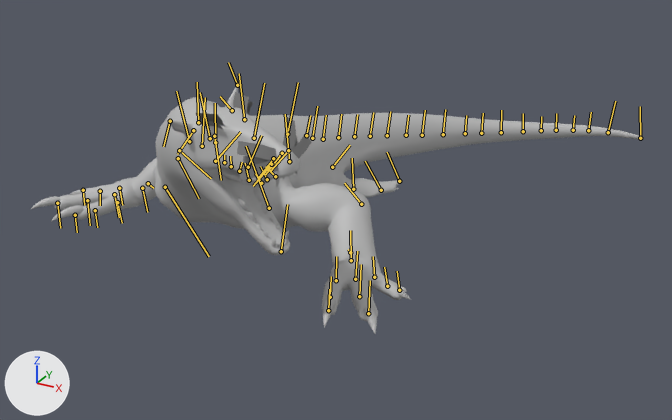
Before and after pictures for a commit that changed the FBX model Example Lupin/Assets/Assets/Wyrm/Wyrm_anim/wyrm_anim3.fbx.
Camera for both pictures: a 50 mm camera at (0.124, -0.1584, 0.0753) aimed at (0.0422, -0.0096, 0.0009). The lights are fixed; the arrows at lower left show +X, +Y and +Z. Both versions are drawn at frame 99 of the action 'Take 001'; the numbers are the values there. The bones that bend it are drawn over the model as lines.

In view in the first picture: 'R_eyeball', 'body'.
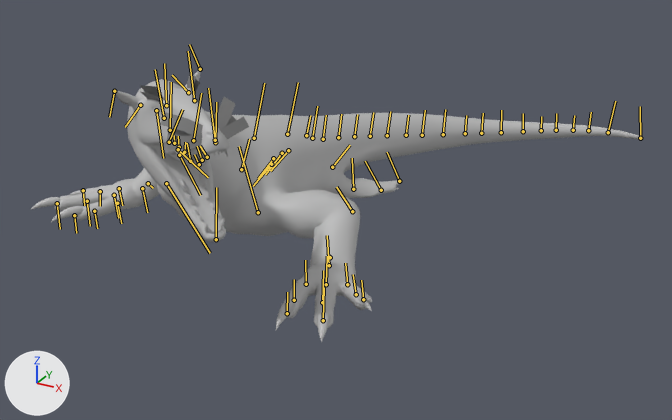
Changed parts and their boxes (x1, y1, x2, y2) in the pictures (672 x 420 px):
'body', posed (10% taller)
    before: (31, 84, 641, 334)
    after: (31, 68, 641, 343)
'R_eyeball', posed
    before: (212, 133, 218, 138)
    after: (153, 107, 159, 113)
bone 'chest', root to tip
    before: (215, 142) to (215, 103)
    after: (215, 142) to (216, 102)
bone 'L_shoulder', root to tip
    before: (248, 167) to (261, 135)
    after: (241, 169) to (249, 139)
bone 'L_arm', root to tip
    before: (269, 208) to (246, 146)
    after: (258, 212) to (239, 146)
bone 'L_elbow', root to tip
    before: (361, 204) to (344, 183)
    after: (352, 211) to (336, 187)
bone 'L_hand', root to tip
    before: (351, 260) to (350, 230)
    after: (329, 265) to (327, 235)
bone 'R_shoulder', root to tip
    before: (178, 158) to (199, 198)
    after: (179, 155) to (200, 195)
bone 'R_arm', root to tip
    before: (165, 187) to (209, 256)
    after: (166, 183) to (210, 253)
bone 'R_elbow', root to tip
    before: (179, 150) to (211, 178)
    after: (178, 149) to (208, 177)

What changed in the scene script:
```text
Change bone_chest:
    where bone_chest = bpy.data.objects['Joints'].pose.bones['chest']  # child of 'upper_back'
    bone_chest.rotation_quaternion: (0.972, 0.007, 0.22, 0.076) -> (0.995, 0.007, 0.092, 0.031)  # degrees (3, 25, 10) -> degrees (1, 11, 4)
Change bone_l_shoulder:
    where bone_l_shoulder = bpy.data.objects['Joints'].pose.bones['L_shoulder']  # child of 'chest'
    bone_l_shoulder.rotation_quaternion: (0.972, 0.135, -0.19, 0.019) -> (0.973, 0.168, -0.156, -0.003)  # degrees (16, -22, -1) -> degrees (20, -18, -3)
Change bone_l_arm:
    where bone_l_arm = bpy.data.objects['Joints'].pose.bones['L_arm']  # child of 'L_shoulder'
    bone_l_arm.rotation_quaternion: (0.934, 0.188, -0.179, 0.245) -> (0.965, 0.169, -0.071, 0.189)  # degrees (17, -25, 26) -> degrees (18, -12, 20)
Change bone_l_elbow:
    where bone_l_elbow = bpy.data.objects['Joints'].pose.bones['L_elbow']  # child of 'L_arm'
    bone_l_elbow.rotation_quaternion: (0.959, 0.01, -0.28, 0.041) -> (0.927, 0.019, -0.37, 0.053)  # degrees (0, -33, 5) -> degrees (0, -43, 7)
Change bone_l_hand:
    where bone_l_hand = bpy.data.objects['Joints'].pose.bones['L_hand']  # child of 'L_wrist'
    bone_l_hand.rotation_quaternion: (0.972, -0.038, -0.099, 0.208) -> (0.979, 0.04, -0.105, 0.172)  # degrees (-7, -10, 25) -> degrees (2, -13, 20)
Change bone_r_shoulder:
    where bone_r_shoulder = bpy.data.objects['Joints'].pose.bones['R_shoulder']  # child of 'chest'
    bone_r_shoulder.rotation_quaternion: (0.972, -0.111, 0.205, -0.023) -> (0.992, -0.004, 0.12, -0.024)  # degrees (-14, 23, -6) -> degrees (-1, 14, -3)
Change bone_r_arm:
    where bone_r_arm = bpy.data.objects['Joints'].pose.bones['R_arm']  # child of 'R_shoulder'
    bone_r_arm.rotation_quaternion: (0.97, 0.164, -0.022, 0.176) -> (0.971, 0.165, -0.044, 0.17)  # degrees (18, -6, 20) -> degrees (18, -8, 19)
Change bone_r_elbow:
    where bone_r_elbow = bpy.data.objects['Joints'].pose.bones['R_elbow']  # child of 'R_arm'
    bone_r_elbow.rotation_quaternion: (0.937, 0.016, -0.347, 0.05) -> (0.911, 0.023, -0.407, 0.057)  # degrees (0, -41, 6) -> degrees (0, -48, 7)
Change bone_r_hand:
    where bone_r_hand = bpy.data.objects['Joints'].pose.bones['R_hand']  # child of 'R_wrist'
    bone_r_hand.rotation_quaternion: (0.933, 0.137, -0.301, 0.142) -> (0.955, 0.16, -0.22, 0.121)  # degrees (12, -37, 13) -> degrees (16, -27, 10)
```
